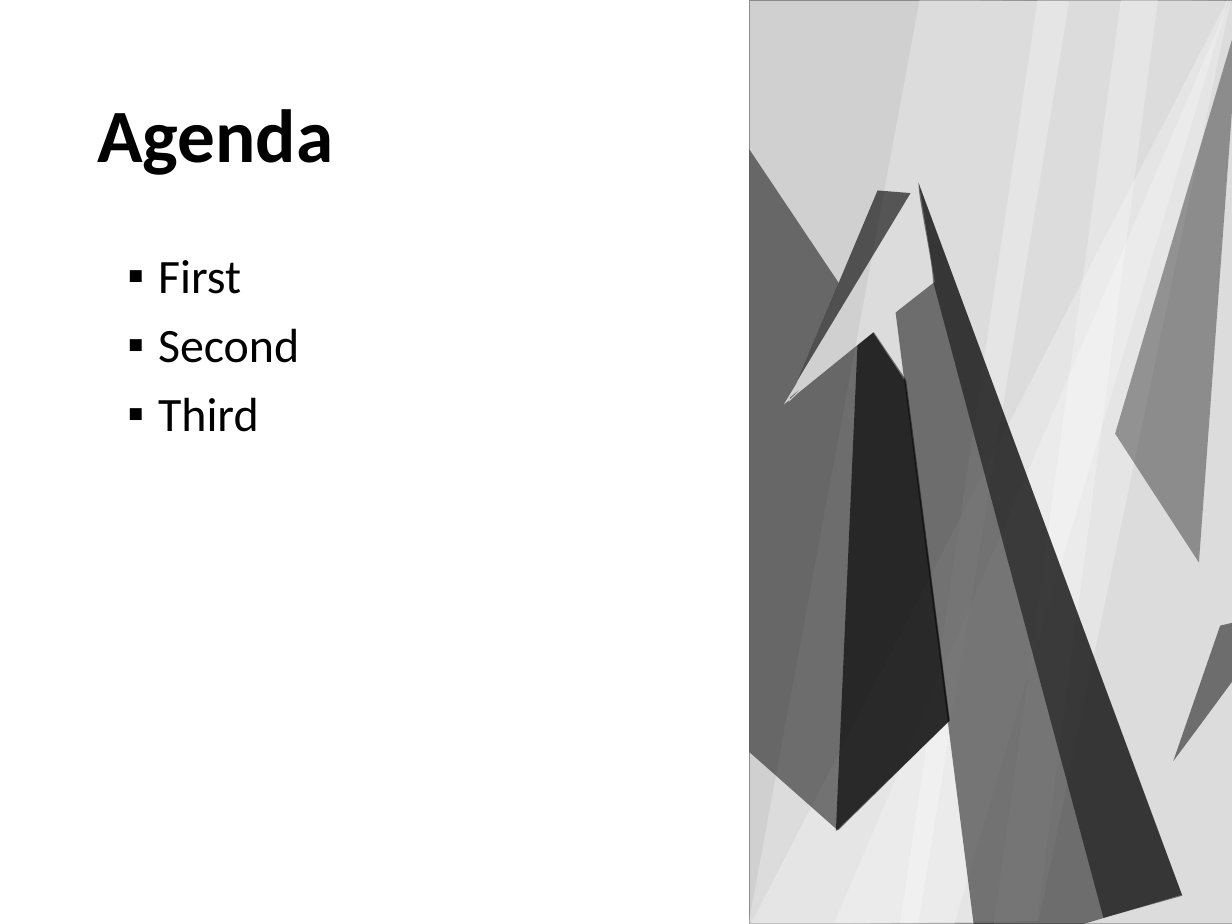
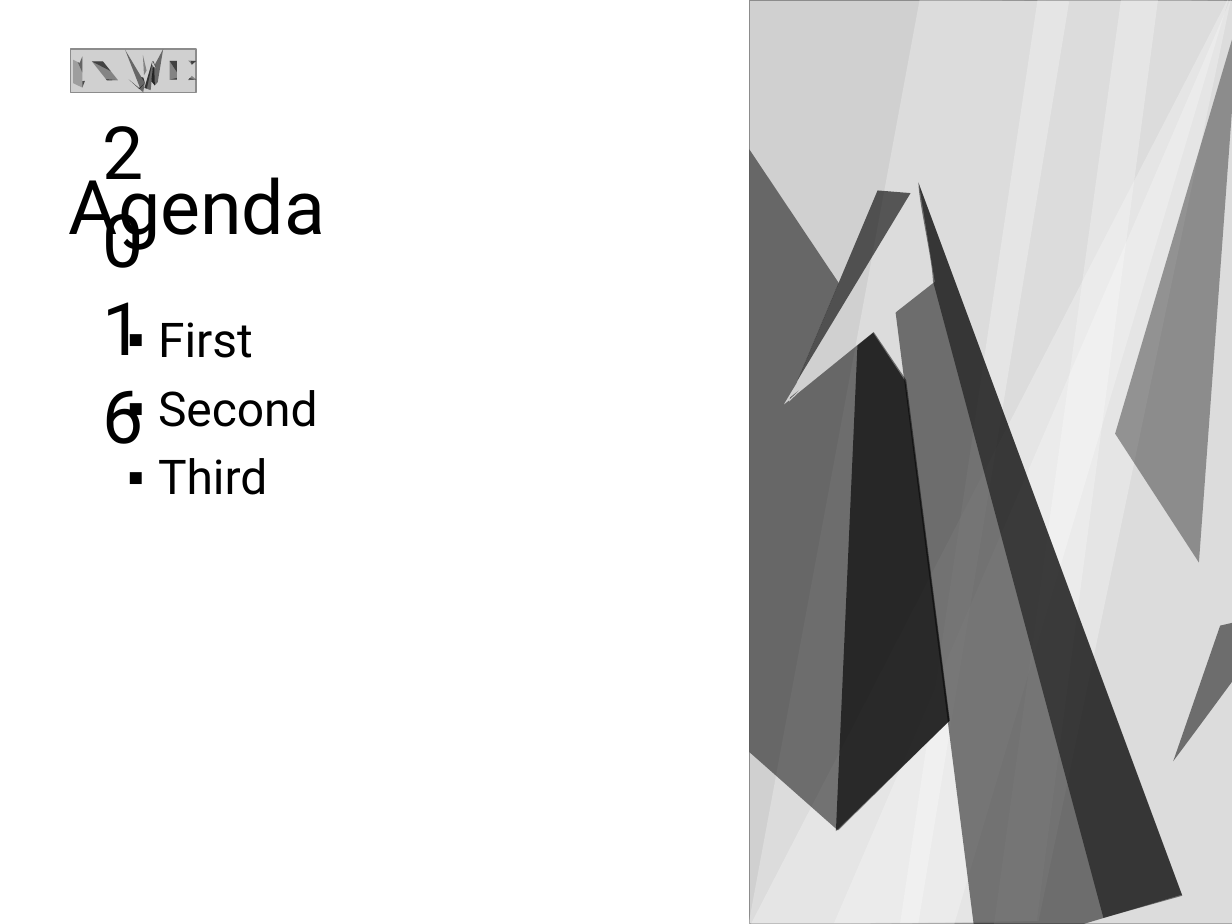
Before and after one commit to mielvds/iswc2016, a slide deck: slide 2 of files/iswc2016-slide-simple.pptx. Drawn at 1232x924 pixels with LibreOffice and Linux fonts; fonts in the diff are those of the drawing; grey boxes stand for pictures. Boxes give left, top, right and bottom in pixels: in the first picture for what was removed or moved away, otherwise in the second. Text is boxed around its words. In the diff, an @@ line names an element or a change of style, - is before the commit and + after.

```diff
--- a/files/iswc2016-slide-simple.pptx
+++ b/files/iswc2016-slide-simple.pptx
@@ title "Agenda": place and size @@
-title "Agenda" at (97, 109, 333, 175)
+title "Agenda" at (69, 165, 325, 252)
@@ title "Agenda" at (69, 165, 325, 252): font Calibri to Roboto, bold off @@
@@ group added at (70, 49, 197, 444): 21 freeform shapes, 1 picture, 1 rectangle, 1 text @@
+2 0 1 6
@@ text "First": place and size @@
-text "First" at (158, 260, 299, 432)
+text "First" at (158, 322, 317, 495)
@@ text "First" at (158, 322, 317, 495): font Calibri to Roboto @@
```
Also in this commit, not shown: 4 other slides changed, 6 slides removed, 2 other files.
